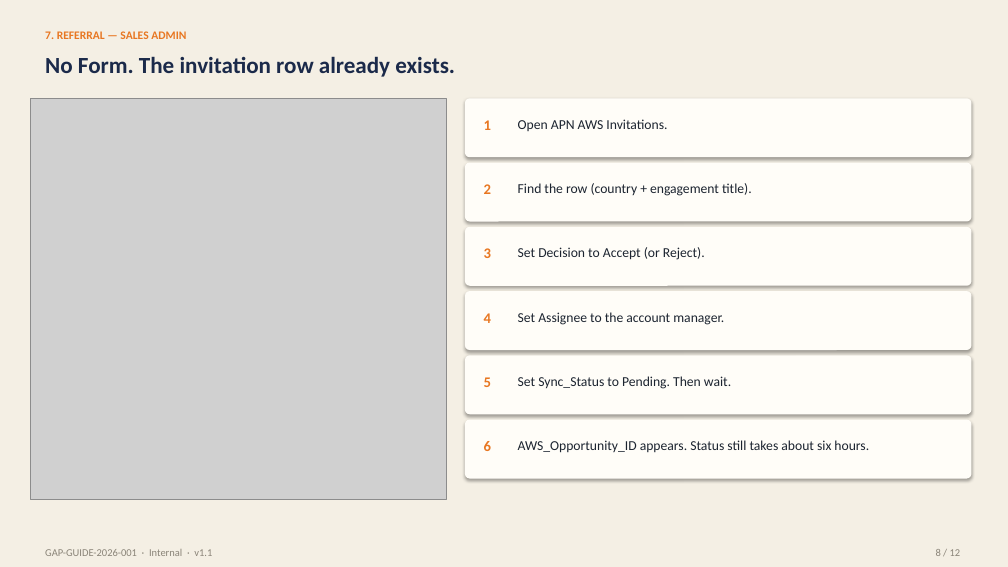
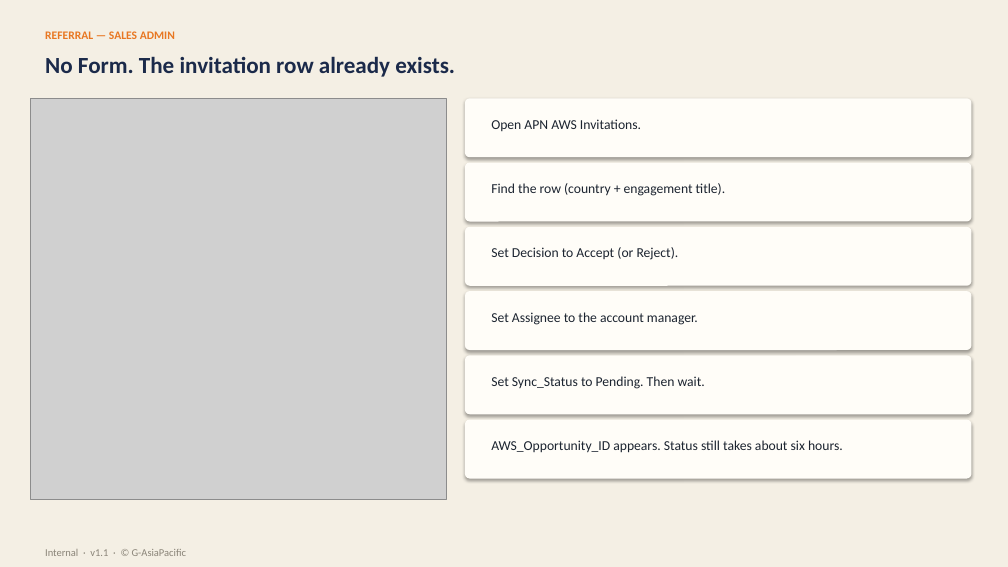
Before and after one commit to azibfikri/apn-opportunity-lark-guide, a slide deck: slide 8 of GAP-GUIDE-2026-001-APN-Opportunity-Lark-Base.pptx. Drawn at 1008x567 pixels with LibreOffice and Linux fonts; fonts in the diff are those of the drawing; grey boxes stand for pictures. Boxes give left, top, right and bottom in pixels: in the first picture for what was removed or moved away, otherwise in the second. Text is boxed around its words. In the diff, an @@ line names an element or a change of style, - is before the commit and + after.

```diff
--- a/GAP-GUIDE-2026-001-APN-Opportunity-Lark-Base.pptx
+++ b/GAP-GUIDE-2026-001-APN-Opportunity-Lark-Base.pptx
@@ text at [45, 31, 175, 39]: text changed @@
-7. REFERRAL — SALES ADMIN
+REFERRAL — SALES ADMIN
@@ text "Open APN AWS Invitations.": place and size @@
-text "Open APN AWS Invitations." at [518, 119, 667, 131]
+text "Open APN AWS Invitations." at [491, 119, 641, 131]
@@ text removed at [484, 120, 491, 130] @@
-1
@@ text "Find the row (country + ...": place and size @@
-text "Find the row (country + ..." at [518, 183, 752, 196]
+text "Find the row (country + ..." at [491, 183, 726, 196]
@@ text removed at [484, 184, 491, 194] @@
-2
@@ text "Set Decision to Accept (or ...": place and size @@
-text "Set Decision to Accept (or ..." at [518, 247, 705, 260]
+text "Set Decision to Accept (or ..." at [491, 247, 679, 260]
@@ text removed at [484, 248, 491, 258] @@
-3
@@ text "Set Assignee to the account ...": place and size @@
-text "Set Assignee to the account ..." at [518, 312, 724, 325]
+text "Set Assignee to the account ..." at [491, 312, 698, 325]
@@ text removed at [484, 313, 491, 323] @@
-4
@@ text "Set Sync_Status to Pending. Then ...": place and size @@
-text "Set Sync_Status to Pending. Then ..." at [518, 376, 731, 389]
+text "Set Sync_Status to Pending. Then ..." at [491, 376, 705, 389]
@@ text removed at [484, 377, 491, 387] @@
-5
@@ text "AWS_Opportunity_ID appears. Status still takes ...": place and size @@
-text "AWS_Opportunity_ID appears. Status still takes ..." at [518, 440, 869, 453]
+text "AWS_Opportunity_ID appears. Status still takes ..." at [491, 440, 843, 453]
@@ text removed at [484, 441, 491, 451] @@
-6
@@ text at [45, 549, 186, 556]: text changed @@
-GAP-GUIDE-2026-001 · Internal · v1.1
+Internal · v1.1 · © G-AsiaPacific
@@ text removed at [936, 549, 961, 556] @@
-8 / 12
```
Also in this commit, not shown: 11 other slides changed, 1 other file.
